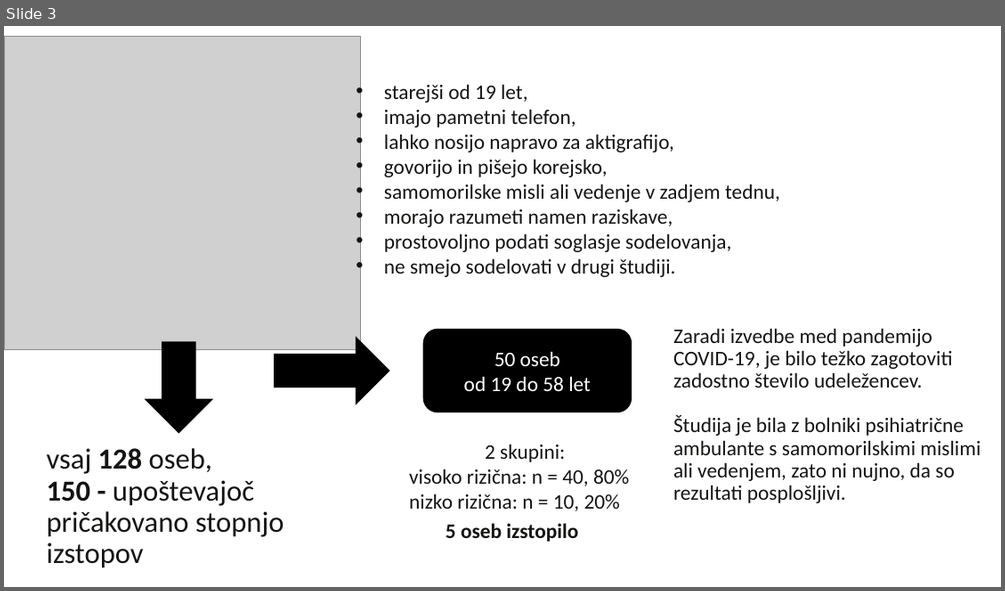
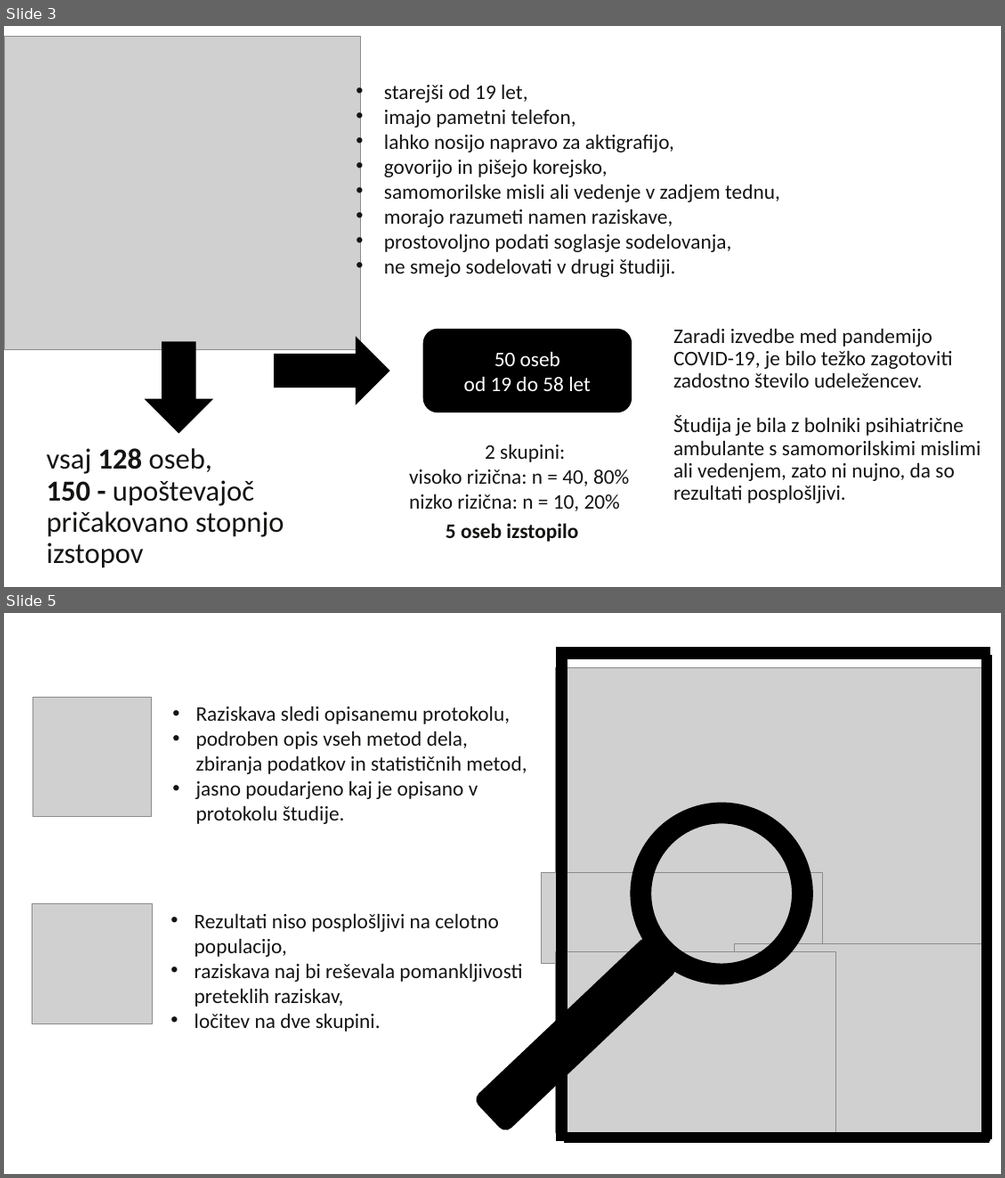
Before and after one commit to nezakrzan/viri_podatkov, a slide deck: NAKER/Presentation1.pptx. Shown one above the other, each under a label of ours: slide 3 before the commit, slides 3 and 5 after it; the slides between them are not shown. The pictures are 1005x591 and 1005x1178 pixels, drawn with LibreOffice and Linux fonts; fonts in the diff are those of the drawing; grey boxes stand for pictures. Boxes give left, top, right and bottom in pixels: in the first picture for what was removed or moved away, otherwise in the second. Text is boxed around its words. In the diff, an @@ line names an element or a change of style, - is before the commit and + after.

```diff
--- a/NAKER/Presentation1.pptx
+++ b/NAKER/Presentation1.pptx
@@ slide 5 added at (x1=4, y1=613, x2=1001, y2=1174), background #FFFFFF @@
@@ frame added at (x1=556, y1=648, x2=989, y2=1140), fill #000000, outline #000000 0 pt @@
@@ line added from (563, 656) to (989, 656), #000000 7 pt @@
@@ line added from (563, 1140) to (563, 656), #000000 7 pt @@
@@ line added from (989, 1140) to (989, 655), #000000 7 pt @@
@@ picture added at (x1=555, y1=668, x2=989, y2=1042) @@
@@ picture added at (x1=32, y1=697, x2=151, y2=817) @@
@@ text added at (x1=196, y1=706, x2=526, y2=824), 20 pt, text #141413 @@
+• Raziskava sledi opisanemu protokolu,
+• podroben opis vseh metod dela, zbiranja podatkov in statističnih metod,
+• jasno poudarjeno kaj je opisano v protokolu študije.
@@ donut added at (x1=631, y1=803, x2=811, y2=984), fill #000000, outline #000000 1.5 pt @@
@@ picture added at (x1=541, y1=873, x2=822, y2=964) @@
@@ picture added at (x1=32, y1=904, x2=152, y2=1023) @@
@@ text added at (x1=194, y1=913, x2=522, y2=1031), 20 pt, text #141413 @@
+• Rezultati niso posplošljivi na celotno populacijo,
+• raziskava naj bi reševala pomankljivosti preteklih raziskav,
+• ločitev na dve skupini.
@@ rounded rectangle added at (x1=474, y1=935, x2=678, y2=1132), fill #000000, outline #000000 1.5 pt @@
@@ picture added at (x1=555, y1=952, x2=836, y2=1133) @@
@@ picture added at (x1=735, y1=943, x2=990, y2=1140) @@
@@ line added from (563, 1140) to (989, 1140), #000000 7 pt @@
```
Also in this commit, not shown: 1 slide changed, 5 other files.
